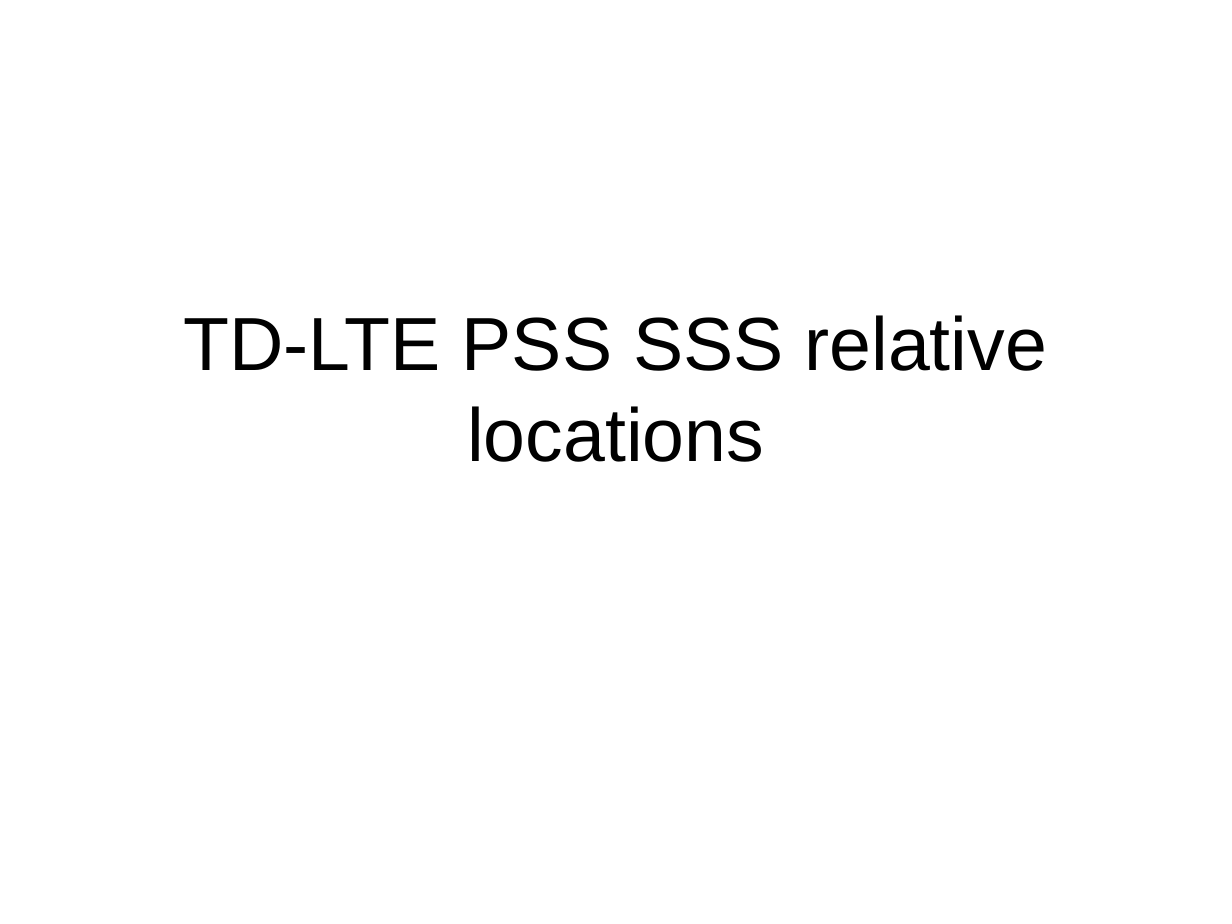
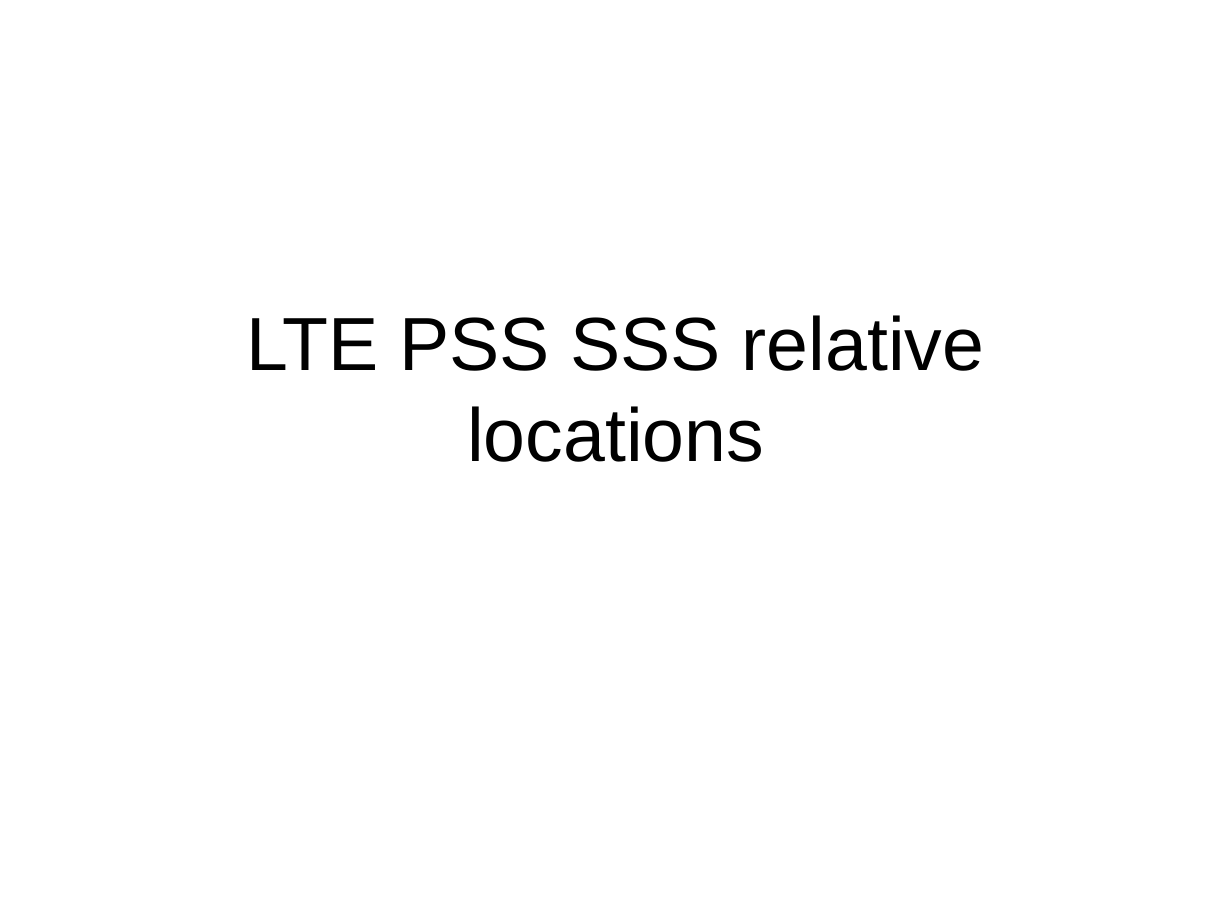
Before and after one commit to JiaoXianjun/rtl-sdr-LTE, a slide deck: slide 1 of doc/LTE-PSS-SSS-relative-location.ppt. Drawn at 1232x924 pixels with LibreOffice and Linux fonts; fonts in the diff are those of the drawing. Boxes give left, top, right and bottom in pixels: in the first picture for what was removed or moved away, otherwise in the second. Text is boxed around its words. In the diff, an @@ line names an element or a change of style, - is before the commit and + after.

```diff
--- a/doc/LTE-PSS-SSS-relative-location.ppt
+++ b/doc/LTE-PSS-SSS-relative-location.ppt
@@ title at [246, 315, 985, 462]: text changed @@
-TD-LTE PSS SSS relative locations
+LTE PSS SSS relative locations
```
Also in this commit, not shown: 1 other slide changed, 1 slide added.
